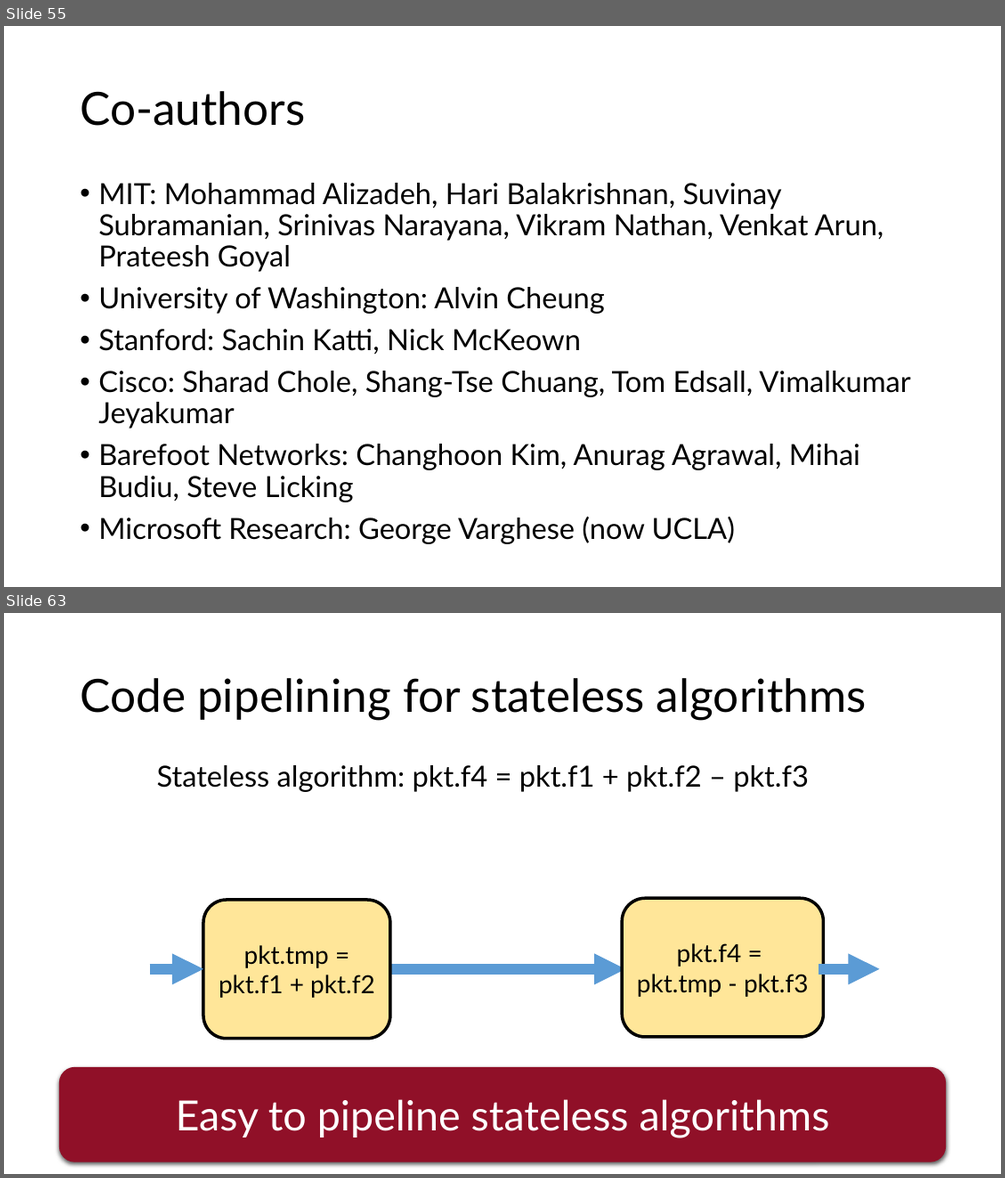
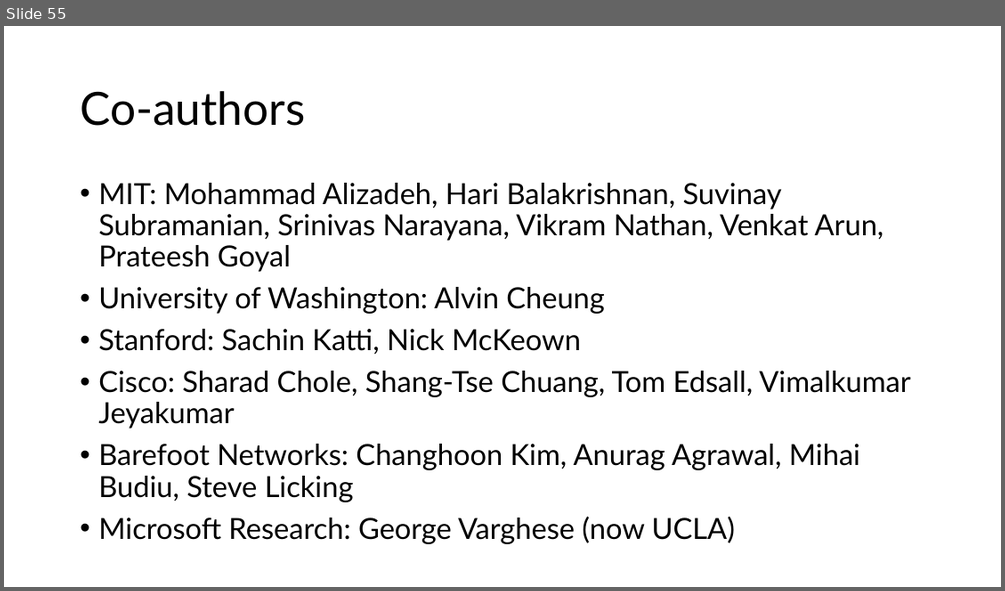
Before and after one commit to anirudhSK/pifo-domino-marple-ppts, a slide deck: uw_talk_for_upload.pptx. Shown one above the other, each under a label of ours: slides 55 and 63 before the commit, slide 55 after it; the slides between them are not shown. The pictures are 1005x1178 and 1005x591 pixels, drawn with LibreOffice and Linux fonts; fonts in the diff are those of the drawing. Boxes give left, top, right and bottom in pixels: in the first picture for what was removed or moved away, otherwise in the second. Text is boxed around its words. In the diff, an @@ line names an element or a change of style, - is before the commit and + after.

```diff
--- a/uw_talk_for_upload.pptx
+++ b/uw_talk_for_upload.pptx
@@ slide 63 removed at bbox=[4, 613, 1001, 1174], background #FFFFFF @@
@@ title removed at bbox=[80, 678, 866, 720] @@
-Code pipelining for stateless algorithms
@@ text removed at bbox=[157, 765, 809, 792] @@
-  Stateless algorithm: pkt.f4 = pkt.f1 + pkt.f2 – pkt.f3
@@ rounded rectangle removed at bbox=[203, 900, 390, 1038] @@
-pkt.tmp =
-pkt.f1 + pkt.f2
@@ rounded rectangle removed at bbox=[622, 898, 823, 1037] @@
-pkt.f4 =
-pkt.tmp - pkt.f3
@@ arrow removed from (150, 969) to (203, 969) @@
@@ arrow removed from (390, 969) to (625, 969) @@
@@ arrow removed from (819, 969) to (880, 969) @@
@@ rounded rectangle removed at bbox=[59, 1067, 947, 1162] @@
-Easy to pipeline stateless algorithms
```
Also in this commit, not shown: 63 other slides removed.
